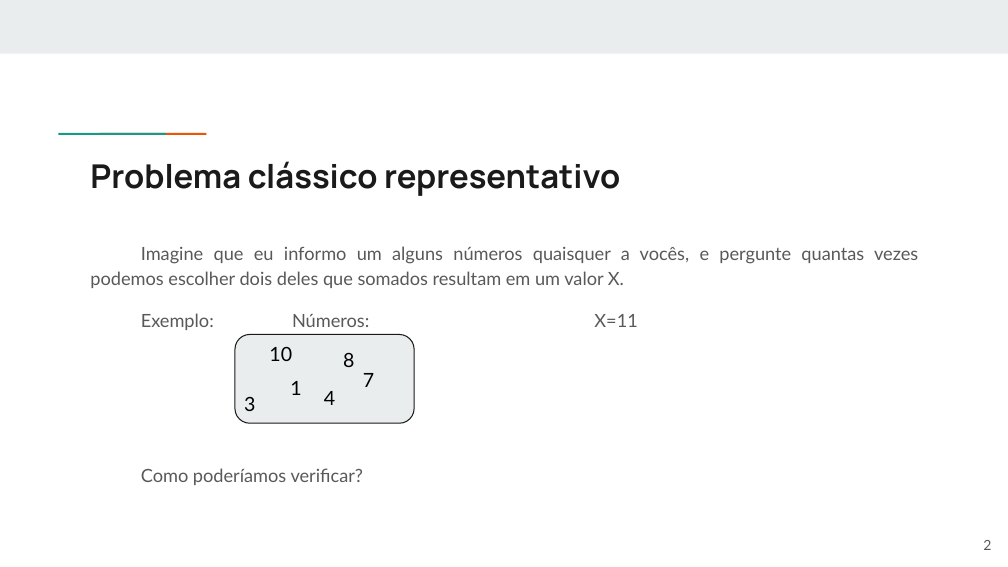
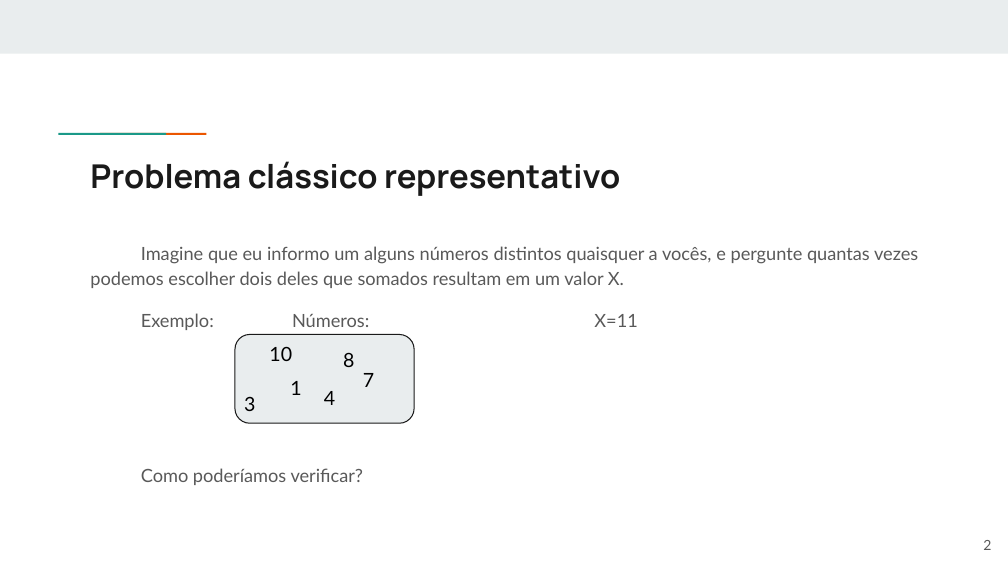
Before and after one commit to fpgues/treinamento-OBI-2023, a slide deck: slide 2 of estrategias/monotonic-pointers.pptx. Drawn at 1008x567 pixels with LibreOffice and Linux fonts; fonts in the diff are those of the drawing. Boxes give left, top, right and bottom in pixels: in the first picture for what was removed or moved away, otherwise in the second. Text is boxed around its words. In the diff, an @@ line names an element or a change of style, - is before the commit and + after.

```diff
--- a/estrategias/monotonic-pointers.pptx
+++ b/estrategias/monotonic-pointers.pptx
@@ text at (x1=90, y1=246, x2=918, y2=288): text changed @@
-Imagine que eu informo um alguns números quaisquer a vocês, e pergunte quantas vezes podemos escolher dois deles que somados resultam em um valor X.
+Imagine que eu informo um alguns números distintos quaisquer a vocês, e pergunte quantas vezes podemos escolher dois deles que somados resultam em um valor X.
```
Also in this commit, not shown: 4 other slides changed, 4 slides added, 2 slides removed.
